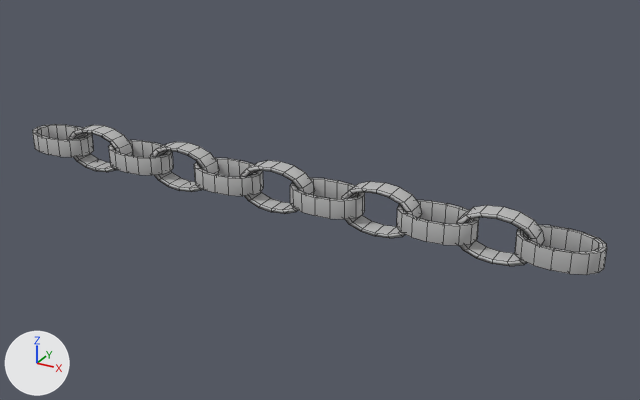
What one commit did to the FBX model Art/Export/SM/SM_Chain.fbx.
Rendered twice from a 50 mm camera at (3.14, -5.06, 2.5) aimed at (0.3, 0.12, -0.09). Lighting does not change. The marker at lower left points along +X, +Y and +Z. Mesh edges are drawn as thin lines. Objects named as collision shapes, trigger or cutter boxes, shadow casters or lower levels of detail are left out. Where no turn or scale is listed for an object, it has been applied to the vertices.

The first picture shows 'SM_Chain'.
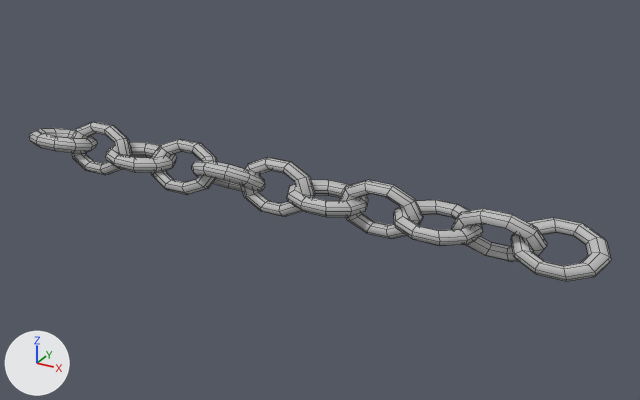
Where the change shows, as pixel boxes [x1, y1, x2, y2] in the pictures (640 x 400 px):
'SM_Chain', reshaped
    before: [33, 124, 607, 275]
    after: [29, 122, 611, 281]
part 1 of me_mesh, rebuilt (9% wider, 25% taller)
    before: [515, 225, 607, 275]
    after: [511, 218, 611, 281]
part 2 of me_mesh, rebuilt
    before: [341, 181, 422, 238]
    after: [339, 180, 423, 239]
part 3 of me_mesh, rebuilt (11% wider, 24% shorter)
    before: [33, 124, 94, 157]
    after: [29, 128, 97, 153]
part 4 of me_mesh, rebuilt (8% wider)
    before: [397, 200, 479, 246]
    after: [394, 200, 483, 246]
part 5 of me_mesh, rebuilt (8% wider, 11% shorter)
    before: [456, 205, 544, 266]
    after: [452, 208, 547, 262]
part 6 of me_mesh, rebuilt (15% shorter)
    before: [194, 158, 263, 196]
    after: [192, 160, 265, 192]
part 7 of me_mesh, added
    after: [71, 122, 132, 175]
part 8 of me_mesh, added
    after: [151, 139, 217, 195]
part 9 of me_mesh, added
    after: [241, 157, 315, 217]
part 10 of me_mesh, cut back
    before: [68, 125, 365, 219]
    after: [105, 142, 368, 217]

The change in detail:
me_mesh is used by ob_sm_chain; location (0.0, 0.0, 0.0).
me_mesh had 720 vertices, 720 faces and spanned x -2.35..2.35, y -0.17..0.17, z -0.17..0.17.
me_mesh now has 880 vertices, 880 faces and spans x -2.38..2.38, y -0.2..0.2, z -0.2..0.2.
me_mesh part 1: the loose piece of 80 vertices spanning x 1.79..2.35, y -0.17..0.17, z -0.07..0.07 is rebuilt with 80 vertices and now spans x 1.75..2.38, y -0.18..0.18, z -0.14..0.14.
me_mesh part 2: the loose piece of 64 vertices spanning x 0.55..1.11, y -0.07..0.07, z -0.17..0.17 is rebuilt with 80 vertices and now spans x 0.52..1.15, y -0.08..0.08, z -0.2..0.2.
me_mesh part 3: the loose piece of 64 vertices spanning x -2.35..-1.79, y -0.17..0.17, z -0.07..0.07 is rebuilt with 80 vertices and now spans x -2.38..-1.75, y -0.2..0.2, z -0.09..0.09.
me_mesh part 4: the loose piece of 64 vertices spanning x 0.97..1.53, y -0.17..0.17, z -0.07..0.07 is rebuilt with 80 vertices and now spans x 0.93..1.57, y -0.2..0.2, z -0.09..0.09.
me_mesh part 5: the loose piece of 64 vertices spanning x 1.39..1.95, y -0.07..0.07, z -0.17..0.17 is rebuilt with 80 vertices and now spans x 1.35..1.99, y -0.12..0.12, z -0.19..0.19.
me_mesh part 6: the loose piece of 64 vertices spanning x -0.7..-0.14, y -0.17..0.17, z -0.07..0.07 is rebuilt with 80 vertices and now spans x -0.73..-0.1, y -0.18..0.18, z -0.14..0.14.
me_mesh part 7: a new loose piece of 80 vertices spanning x -1.99..-1.35, y -0.11..0.11, z -0.19..0.19, in mat_m_carribean_atlas (grey #bcbcbc).
me_mesh part 8: a new loose piece of 80 vertices spanning x -1.15..-0.52, y -0.14..0.14, z -0.18..0.18, in mat_m_carribean_atlas (grey #bcbcbc).
me_mesh part 9: a new loose piece of 80 vertices spanning x -0.32..0.32, y -0.1..0.1, z -0.2..0.2, in mat_m_carribean_atlas (grey #bcbcbc).
me_mesh part 10: 314 vertices removed from x -1.95..0.7, y -0.17..0.17, z -0.17..0.17; 154 vertices added at x -1.57..0.73, y -0.2..0.2, z -0.06..0.06.
